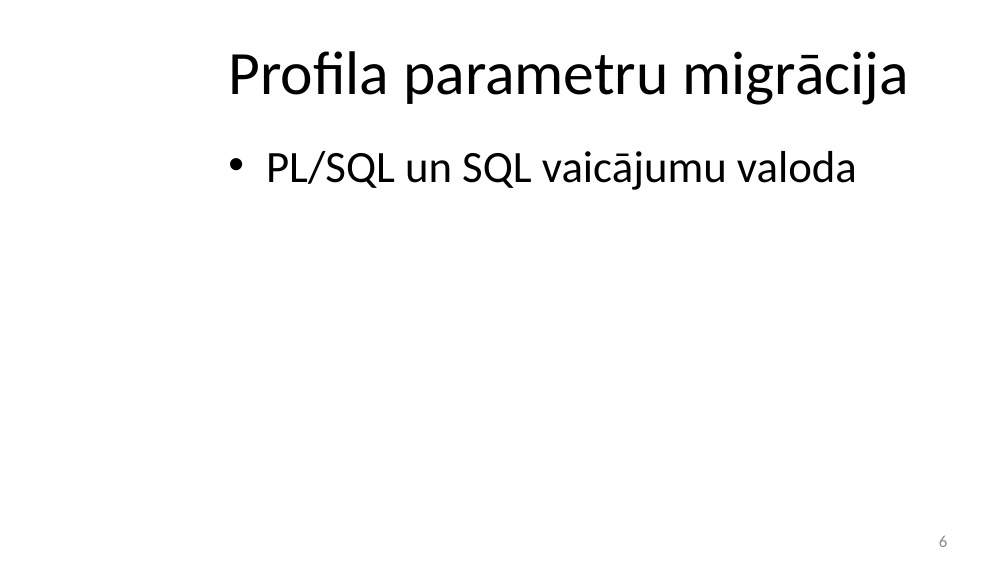
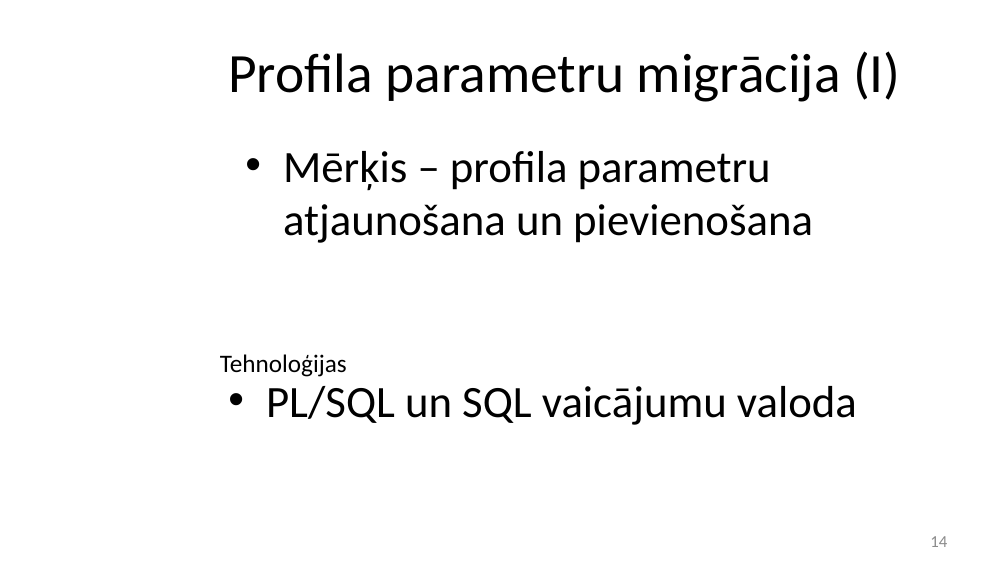
Before and after one commit to stabone/lore-parit, a slide deck: slide 14 of prezentacija.pptx (slide 6 before the commit). Drawn at 1008x567 pixels with LibreOffice and Linux fonts; fonts in the diff are those of the drawing; background and template pictures are left out. Boxes give left, top, right and bottom in pixels: in the first picture for what was removed or moved away, otherwise in the second. Text is boxed around its words. In the diff, an @@ line names an element or a change of style, - is before the commit and + after.

```diff
--- a/prezentacija.pptx
+++ b/prezentacija.pptx
@@ title at (x1=228, y1=51, x2=901, y2=102): text changed; size 44 to 39.6 pt @@
-Profila parametru migrācija
+Profila parametru migrācija (I)
@@ text added at (x1=283, y1=151, x2=813, y2=243), 32 pt, text #000000 @@
+• Mērķis – profila parametru atjaunošana un pievienošana
@@ text added at (x1=220, y1=354, x2=347, y2=377), 18 pt, text #000000 @@
+Tehnoloģijas
@@ text "PL/SQL un SQL vaicājumu valoda" moved from (x1=266, y1=151, x2=857, y2=190) to (x1=266, y1=386, x2=857, y2=425) @@
@@ page number at (x1=930, y1=536, x2=947, y2=547): text changed @@
-6
+14
```
Also in this commit, not shown: 8 other slides changed, 15 slides added.
